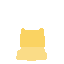
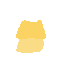
Layers edited between the first and the second w=64, h=64 image:
painted on "Layer" over [16, 20, 47, 61]
